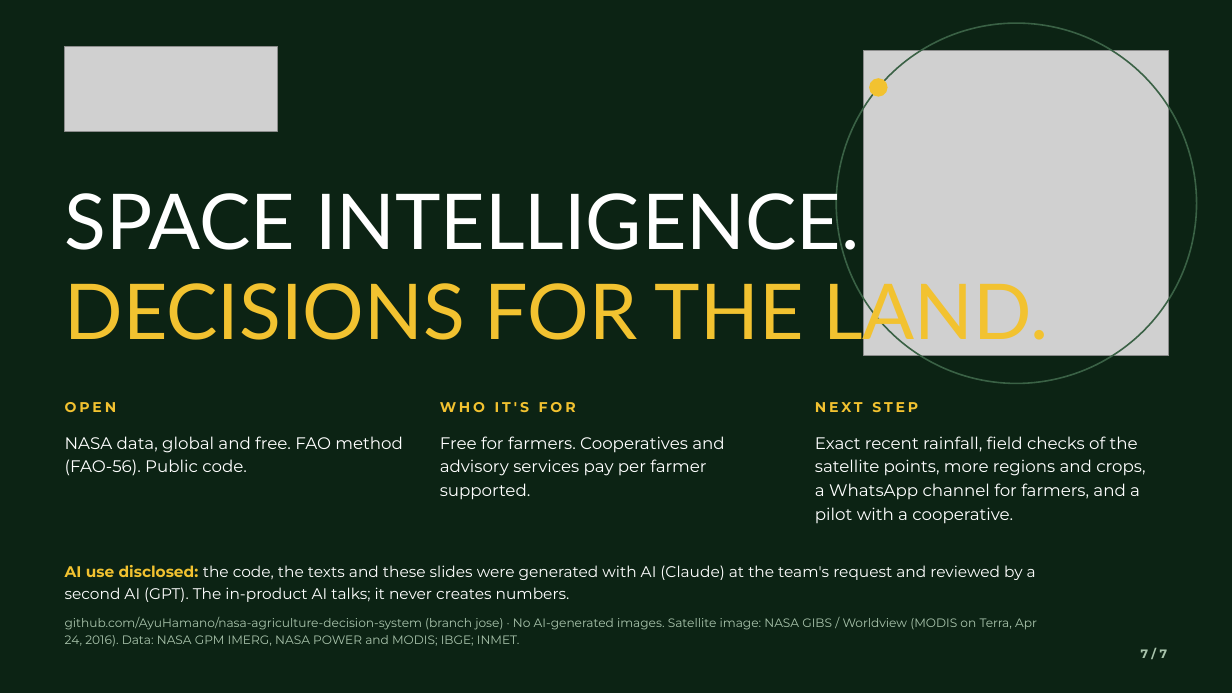
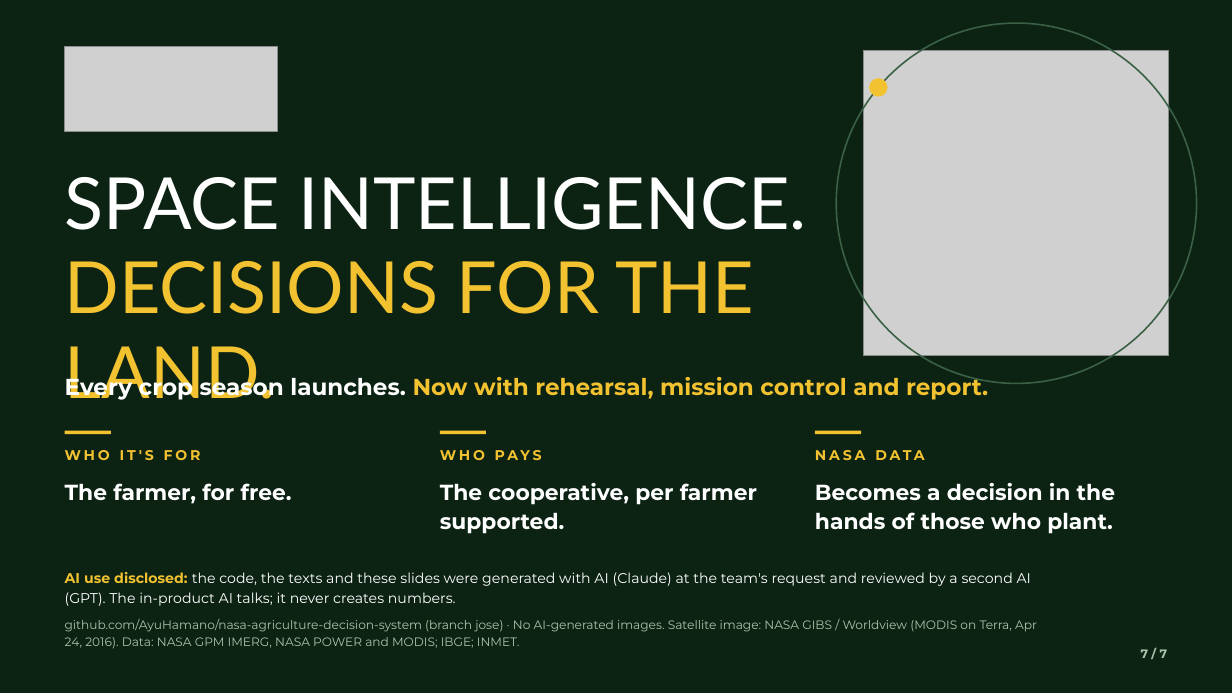
Before and after one commit to AyuHamano/nasa-agriculture-decision-system, a slide deck: slide 7 of docs/orbita/pitch/slides-en.pptx. Drawn at 1232x693 pixels with LibreOffice and Linux fonts; fonts in the diff are those of the drawing; grey boxes stand for pictures. Boxes give left, top, right and bottom in pixels: in the first picture for what was removed or moved away, otherwise in the second. Text is boxed around its words. In the diff, an @@ line names an element or a change of style, - is before the commit and + after.

```diff
--- a/docs/orbita/pitch/slides-en.pptx
+++ b/docs/orbita/pitch/slides-en.pptx
@@ text "SPACE INTELLIGENCE." at bbox=[65, 177, 806, 400]: size 60 to 56 pt; line spacing 70pt to 66pt @@
@@ text added at bbox=[65, 373, 988, 401], 18 pt, text #F2C230, bold @@
+Every crop season launches. Now with rehearsal, mission control and report.
@@ text removed at bbox=[65, 402, 117, 412] @@
-OPEN
@@ text removed at bbox=[815, 402, 918, 412] @@
-NEXT STEP
@@ text "WHO IT'S FOR": place and size @@
-text "WHO IT'S FOR" at bbox=[440, 402, 576, 412]
+text "WHO IT'S FOR" at bbox=[65, 450, 201, 460]
@@ text removed at bbox=[65, 436, 403, 476] @@
-NASA data, global and free. FAO method (FAO-56). Public code.
@@ rectangle added at bbox=[65, 431, 111, 434], fill #F2C230 @@
@@ rectangle added at bbox=[440, 431, 486, 434], fill #F2C230 @@
@@ text removed at bbox=[815, 436, 1145, 524] @@
-Exact recent rainfall, field checks of the satellite points, more regions and crops, a WhatsApp channel for farmers, and a pilot with a cooperative.
@@ rectangle added at bbox=[815, 431, 861, 434], fill #F2C230 @@
@@ text added at bbox=[440, 450, 542, 460], 11 pt, text #F2C230, bold @@
+WHO PAYS
@@ text added at bbox=[815, 450, 924, 460], 11 pt, text #F2C230, bold @@
+NASA DATA
@@ text added at bbox=[65, 483, 292, 504], 17 pt, text #FFFFFF, bold @@
+The farmer, for free.
@@ text at bbox=[440, 483, 757, 534]: text changed; size 13 to 17 pt; bold on @@
-Free for farmers. Cooperatives and advisory services pay per farmer supported.
+The cooperative, per farmer supported.
@@ text added at bbox=[815, 483, 1115, 534], 17 pt, text #FFFFFF, bold @@
+Becomes a decision in the hands of those who plant.
@@ text "AI use disclosed: the code, ...": place and size @@
-text "AI use disclosed: the code, ..." at bbox=[65, 565, 1036, 602]
+text "AI use disclosed: the code, ..." at bbox=[65, 572, 1031, 606]
@@ text "AI use disclosed: the code, ..." at bbox=[65, 572, 1031, 606]: size 12 to 11 pt; line spacing 16.5pt to 15pt @@
```
Also in this commit, not shown: 1 other slide changed, 3 slides added, 3 slides removed, 6 other files.
